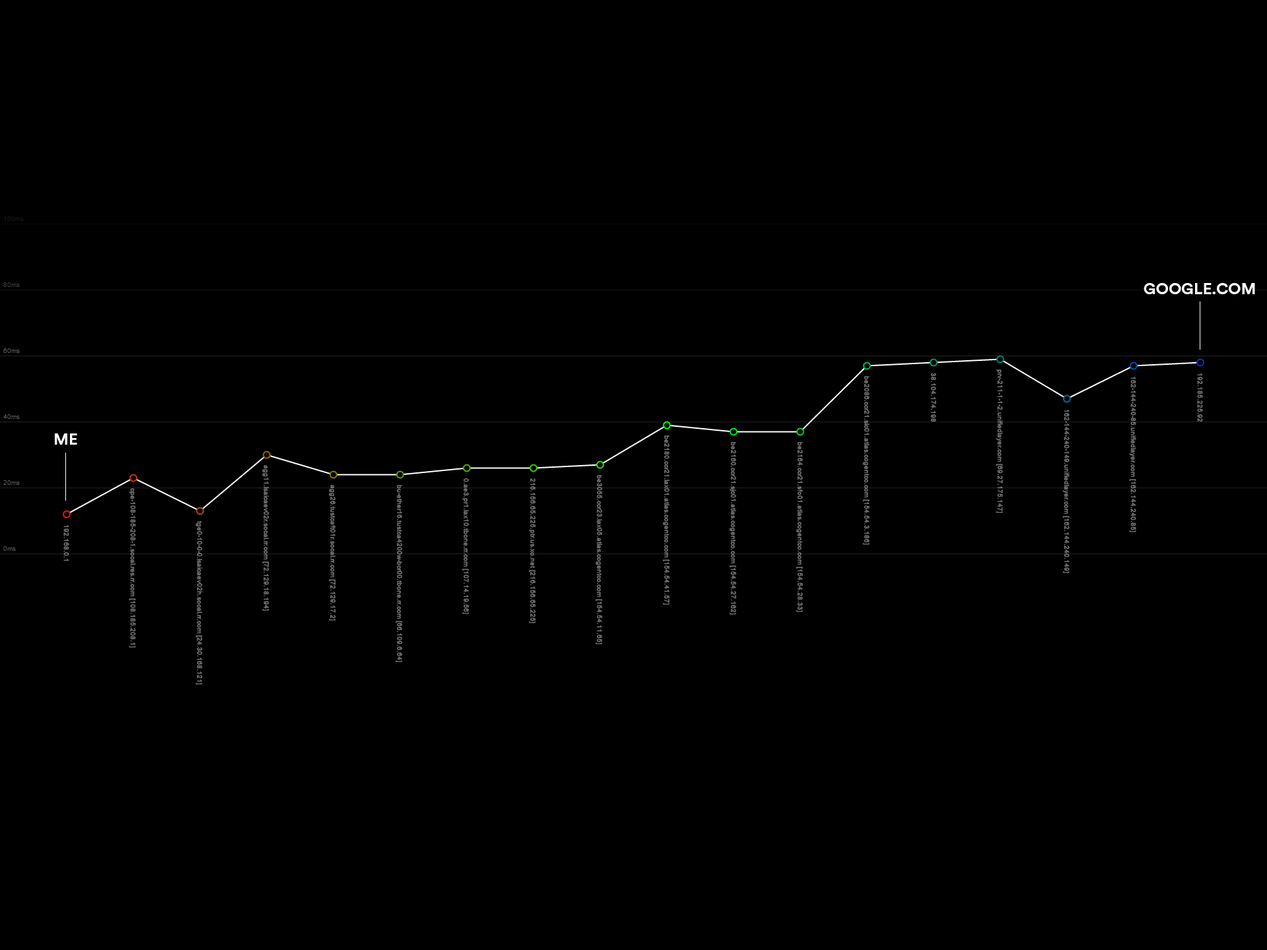
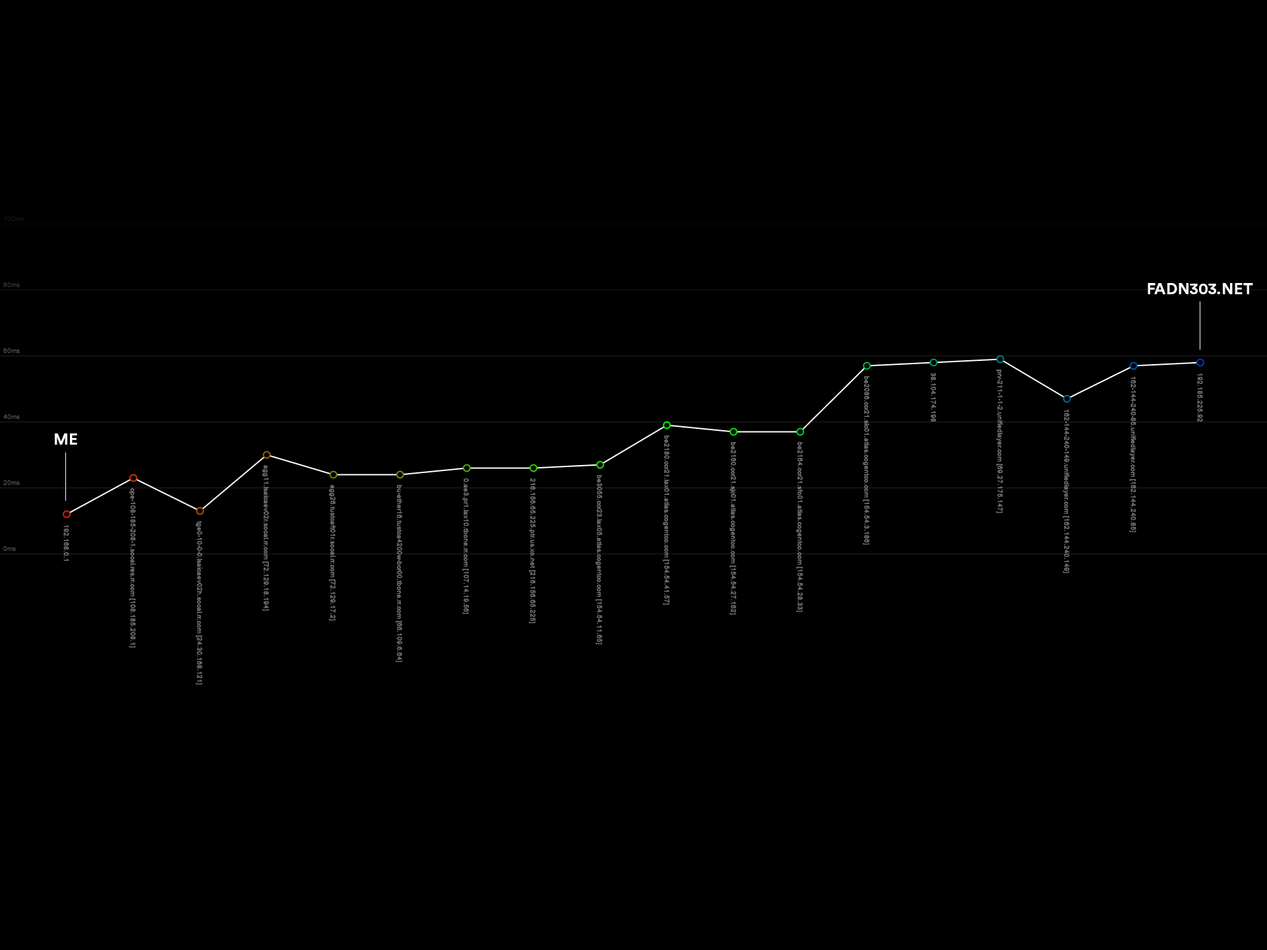
Layered file, before and after one edit (1267x950). Changes by layer:
renamed "google.com" to "fadn303.net", painted on it over [1143, 283, 1255, 295]
